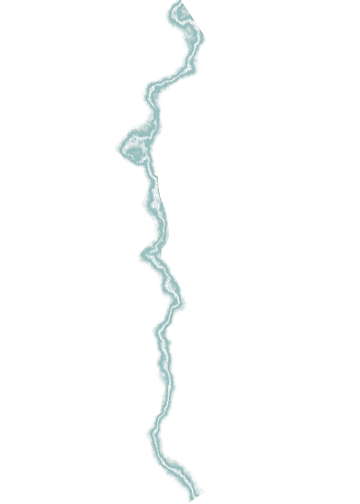
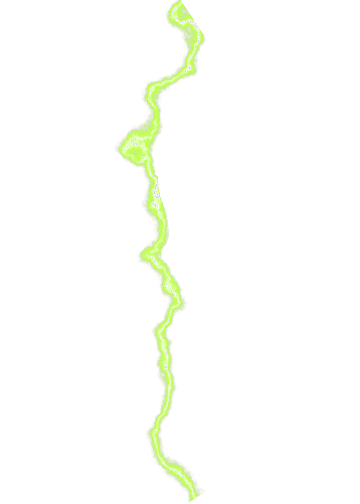
Layered file, before and after one edit (360px x 504px). Changes by layer:
pixels changed over [115, 0, 206, 503] (layer not identified)
